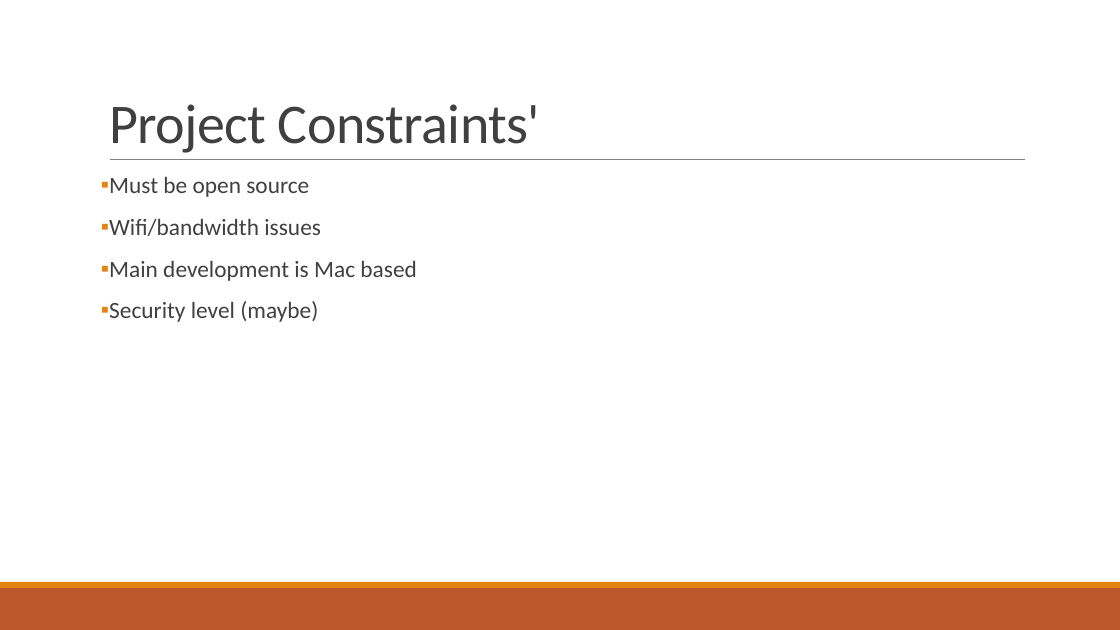
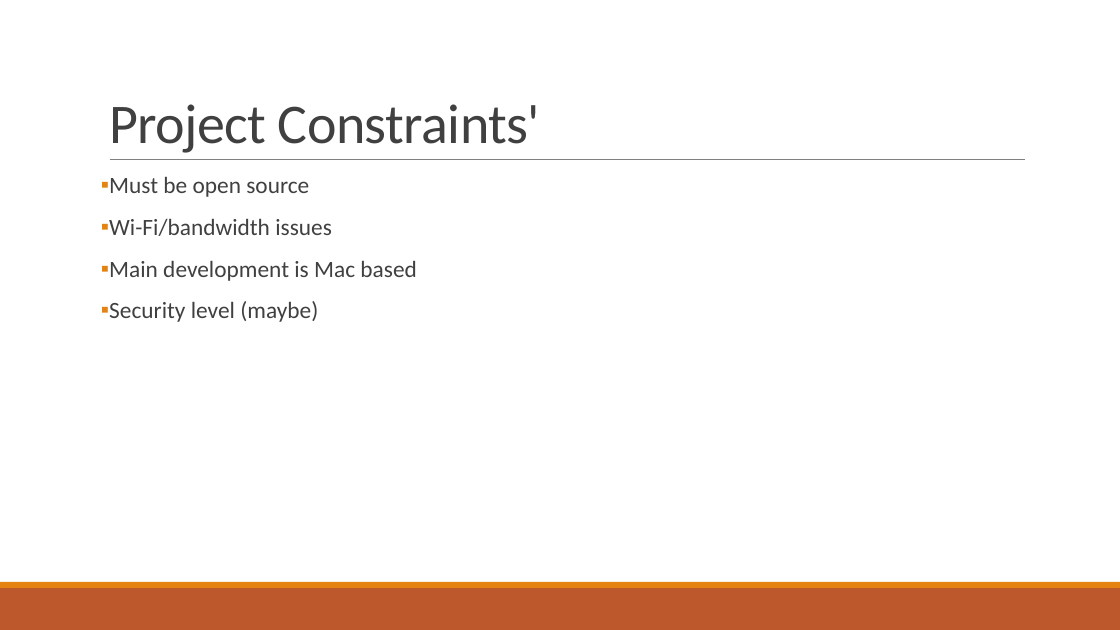
Before and after one commit to SDSMT-CSC464-F15/dancesoft, a slide deck: slide 4 of Sprint 1/DanceSoft powerpoint.pptx. Drawn at 1120x630 pixels with LibreOffice and Linux fonts; fonts in the diff are those of the drawing. Boxes give left, top, right and bottom in pixels: in the first picture for what was removed or moved away, otherwise in the second. Text is boxed around its words. In the diff, an @@ line names an element or a change of style, - is before the commit and + after.

```diff
--- a/Sprint 1/DanceSoft powerpoint.pptx
+++ b/Sprint 1/DanceSoft powerpoint.pptx
@@ text at (109,219,332,236): text changed @@
-▪ Wifi/bandwidth issues
+▪ Wi-Fi/bandwidth issues
```
Also in this commit, not shown: 5 other slides changed.
